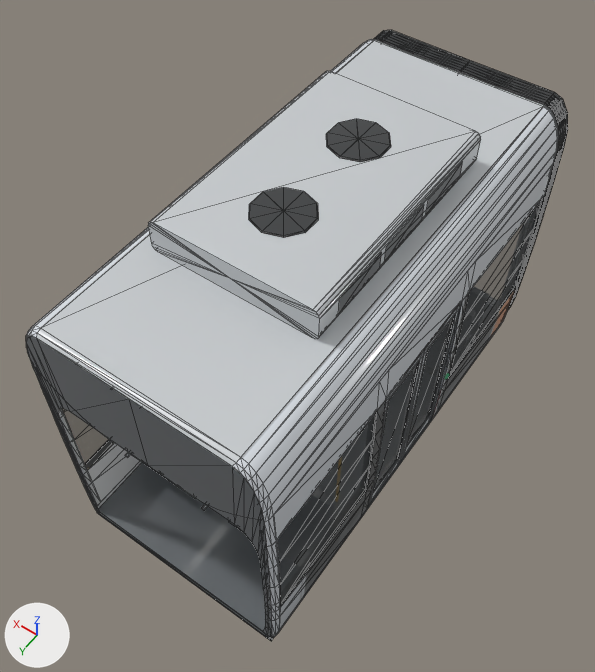
What one commit did to the glTF model tram_parts/suspendues/marseille/suspended_lod1.glb.
Both versions are drawn from a 50 mm lens placed at (-2.8, 4.26, 8.14), pointed at (0.08, 0.23, 1.8). The axes (+X, +Y, +Z) are drawn at lower left. The lights are the same throughout. The first picture is the older version. Mesh edges are drawn as thin lines. Where no turn or scale is listed for an object, it has been applied to the vertices. Vertices at exactly the same position are counted once.

The first picture shows 'door_2_L_a', 'door_2_L_b', 'module_01'.
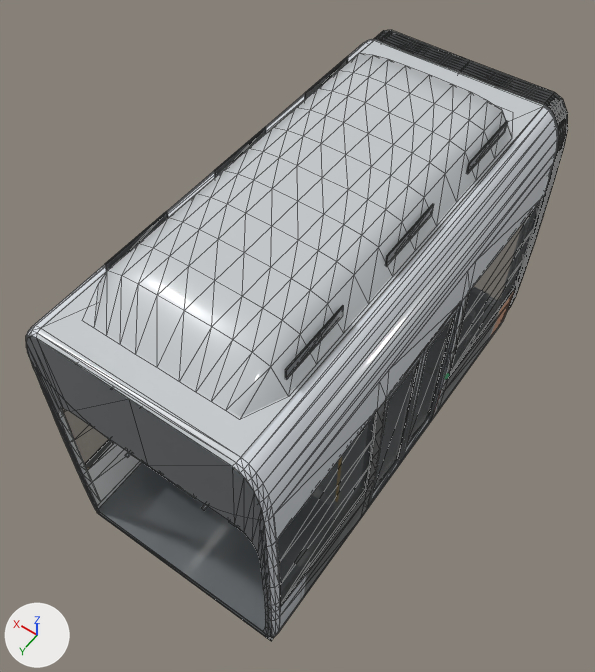
Location of each change, (x1, y1, x2, y2) in pixels of the pictures (595 x 672 px):
part 1 of me_module_01, added: after (285, 305, 344, 379)
part 2 of me_module_01, added: after (386, 204, 434, 266)
part 3 of me_module_01, added: after (467, 121, 508, 173)
part 4 of me_module_01, added: after (105, 211, 168, 271)
part 5 of me_module_01, added: after (214, 127, 266, 177)
part 6 of me_module_01, added: after (305, 56, 348, 99)
part 7 of me_module_01, rebuilt (25% wider, 36% taller): before (148, 71, 481, 339); after (95, 53, 512, 417)
part 8 of me_module_01, deleted: before (249, 119, 463, 315)

The edits, one by one:
me_module_01 is used by ob_module_01; location (0.0, 0.0, 0.0).
me_module_01 had 1747 vertices, 2564 faces and spanned x -1.2..1.2, y -2.6..2.35, z 0.25..3.73.
me_module_01 now has 1820 vertices, 2720 faces and spans x -1.2..1.2, y -2.6..2.35, z 0.25..3.69.
me_module_01 part 1: a new loose piece, a box spanning x -0.843..-0.831, y 0.951..1.651, z 3.478..3.592, in mat_livery_marseille__part_01 (picture img_suspended_2k_png).
me_module_01 part 2: a new loose piece, a box spanning x -0.843..-0.831, y -0.349..0.351, z 3.478..3.592, in mat_livery_marseille__part_01 (picture img_suspended_2k_png).
me_module_01 part 3: a new loose piece, a box spanning x -0.843..-0.831, y -1.649..-0.949, z 3.478..3.592, in mat_livery_marseille__part_01 (picture img_suspended_2k_png).
me_module_01 part 4: a new loose piece, a box spanning x 0.831..0.843, y 0.951..1.651, z 3.478..3.592, in mat_livery_marseille__part_01 (picture img_suspended_2k_png).
me_module_01 part 5: a new loose piece, a box spanning x 0.831..0.843, y -0.349..0.351, z 3.478..3.592, in mat_livery_marseille__part_01 (picture img_suspended_2k_png).
me_module_01 part 6: a new loose piece, a box spanning x 0.831..0.843, y -1.649..-0.949, z 3.478..3.592, in mat_livery_marseille__part_01 (picture img_suspended_2k_png).
me_module_01 part 7: the loose piece of 34 vertices spanning x -0.8..0.8, y -1.2..1.2, z 3.4..3.72 is rebuilt with 143 vertices and now spans x -0.9..0.9, y -2.05..2.05, z 3.39..3.69.
me_module_01 part 8: 8 loose pieces with 84 vertices, spanning x -0.8..0.8, y -0.89..0.95, z 3.46..3.73, are deleted.
